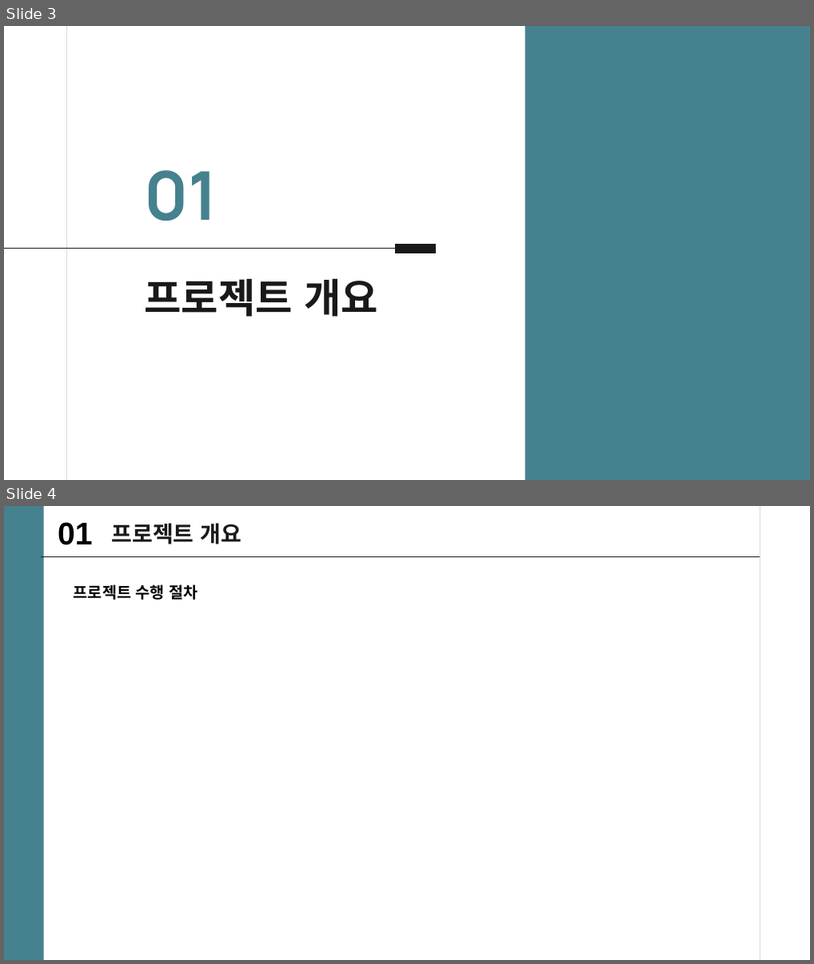
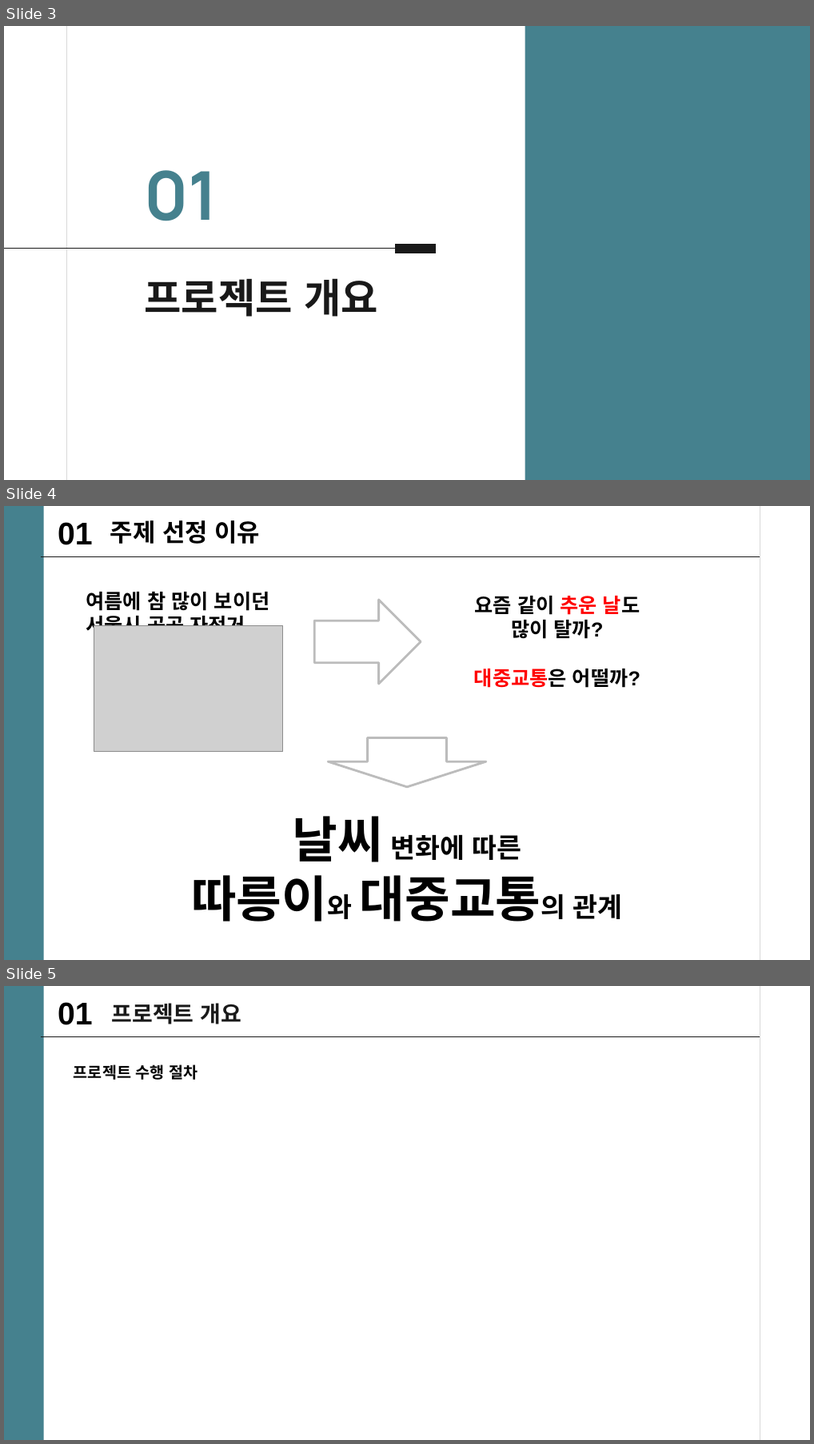
Before and after one commit to mini-project-y/1st_mini_project, a slide deck: Mook/PJT_유현수_수정본.pptx. Shown one above the other, each under a label of ours: slides 3 and 4 before the commit, slides 3, 4 and 5 after it. The pictures are 814x964 and 814x1444 pixels, drawn with LibreOffice and Linux fonts; fonts in the diff are those of the drawing; grey boxes stand for pictures. Boxes give left, top, right and bottom in pixels: in the first picture for what was removed or moved away, otherwise in the second. Text is boxed around its words. In the diff, an @@ line names an element or a change of style, - is before the commit and + after.

```diff
--- a/Mook/PJT_유현수_수정본.pptx
+++ b/Mook/PJT_유현수_수정본.pptx
@@ slide 4 added at (4,506,810,960), background #FFFFFF; not listed: 2 template elements that a slide beside it also shows @@
@@ text added at (58,522,93,545), 28 pt, text #000000, bold @@
+01
@@ text added at (110,520,260,544), 22 pt, text #000000, bold @@
+주제 선정 이유
@@ line added from (761, 557) to (41, 557), #191919 0.75 pt @@
@@ text added at (86,591,270,637), 18 pt, text #000000, bold @@
+여름에 참 많이 보이던
+서울시 공공 자전거
@@ right arrow added at (314,600,421,684), fill #FFFFFF, outline #BDBDBD 2 pt @@
@@ text added at (474,596,641,688), 18 pt, text #000000, bold @@
+요즘 같이 추운 날도
+많이 탈까?
+대중교통은 어떨까?
@@ picture added at (94,625,283,751) @@
@@ right arrow added at (329,738,486,787), fill #FFFFFF, outline #BDBDBD 2 pt @@
@@ text added at (191,816,623,921), 44 pt, text #000000, bold @@
+날씨 변화에 따른
+따릉이와 대중교통의 관계
@@ what was slide 4 is now slide 5 @@
```
Also in this commit, not shown: 3 slides changed, 1 other slide added, 2 slides removed.
